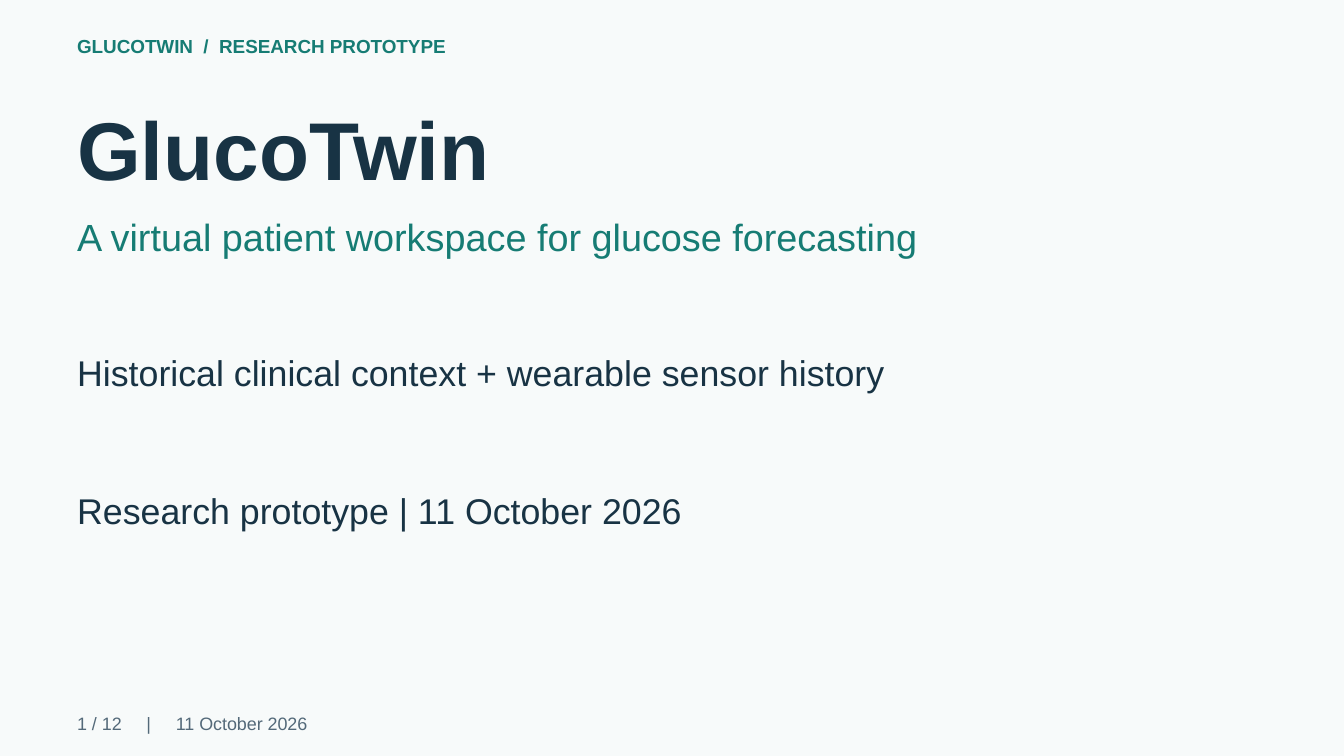
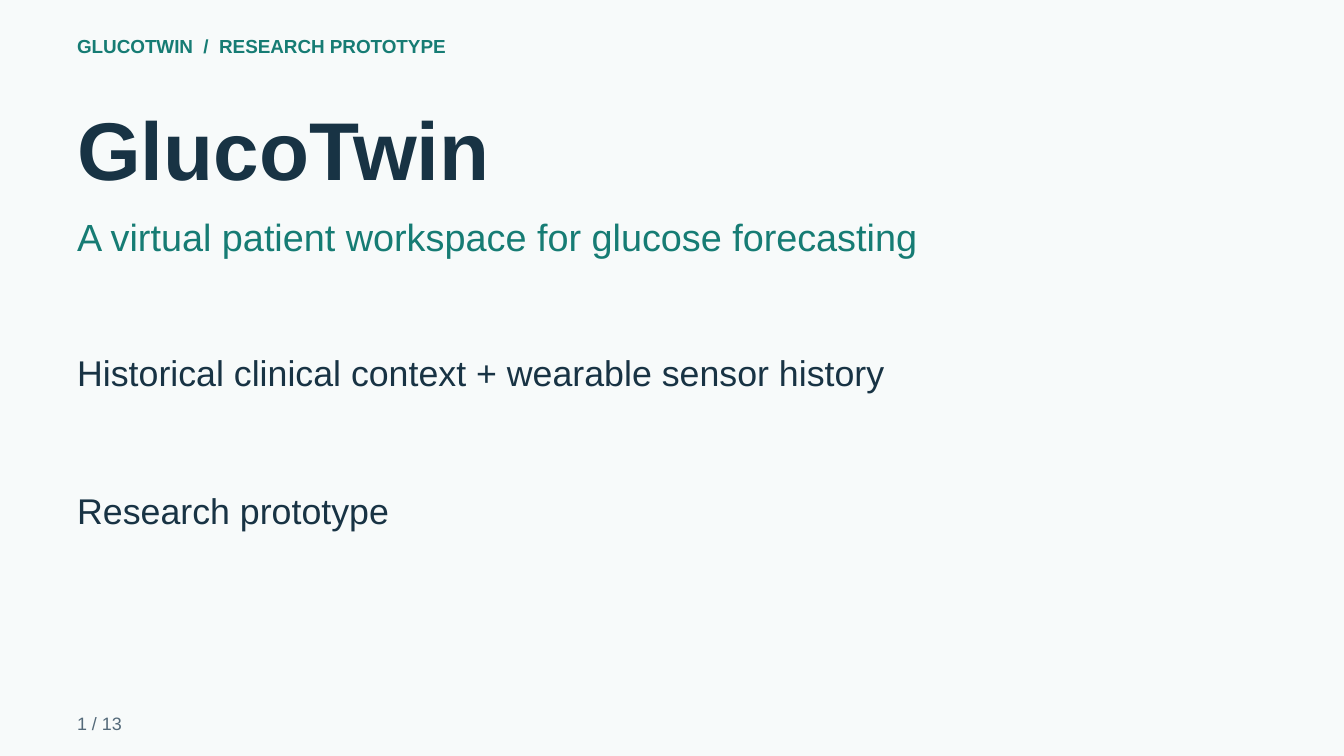
Before and after one commit to ArnavModi-MSIT/GlucoTwin, a slide deck: slide 1 of project/docs/delivery/GlucoTwin_Presentation.pptx. Drawn at 1344x756 pixels with LibreOffice and Linux fonts; fonts in the diff are those of the drawing. Boxes give left, top, right and bottom in pixels: in the first picture for what was removed or moved away, otherwise in the second. Text is boxed around its words. In the diff, an @@ line names an element or a change of style, - is before the commit and + after.

```diff
--- a/project/docs/delivery/GlucoTwin_Presentation.pptx
+++ b/project/docs/delivery/GlucoTwin_Presentation.pptx
@@ text at <box>77,498,389,531</box>: text changed @@
-Research prototype | 11 October 2026
+Research prototype
@@ text at <box>77,717,122,730</box>: text changed @@
-1 / 12 | 11 October 2026
+1 / 13
```
Also in this commit, not shown: 8 other slides changed, 4 slides added, 3 slides removed, 4 other files.
